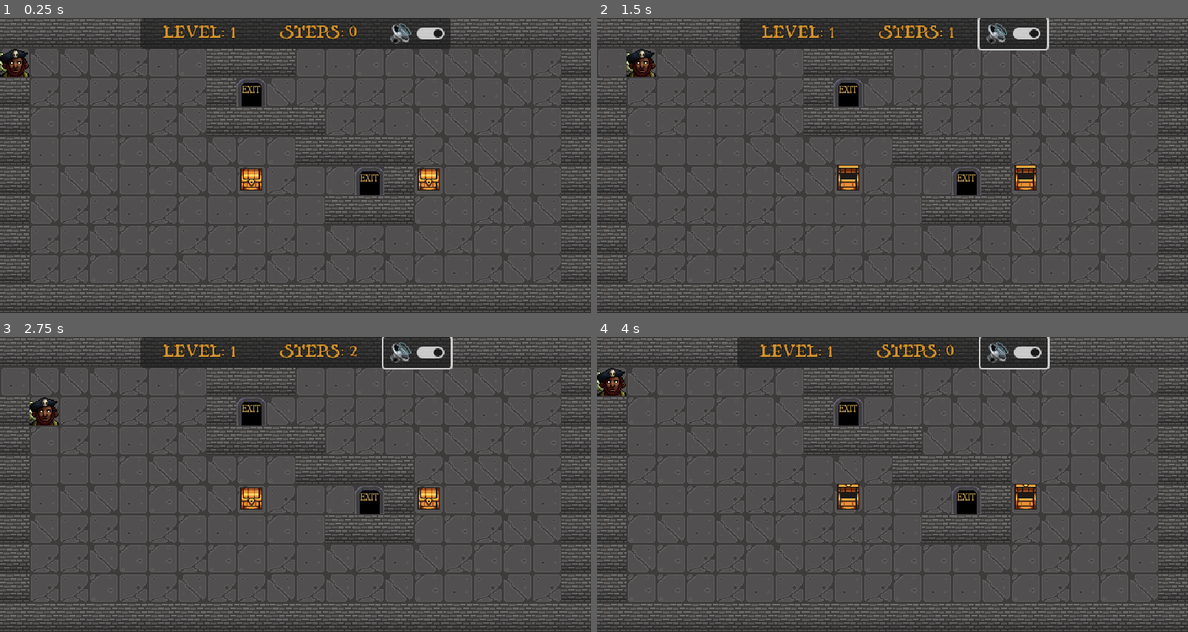
Above: before the commit, frames 1-4 (two rows, left to right).
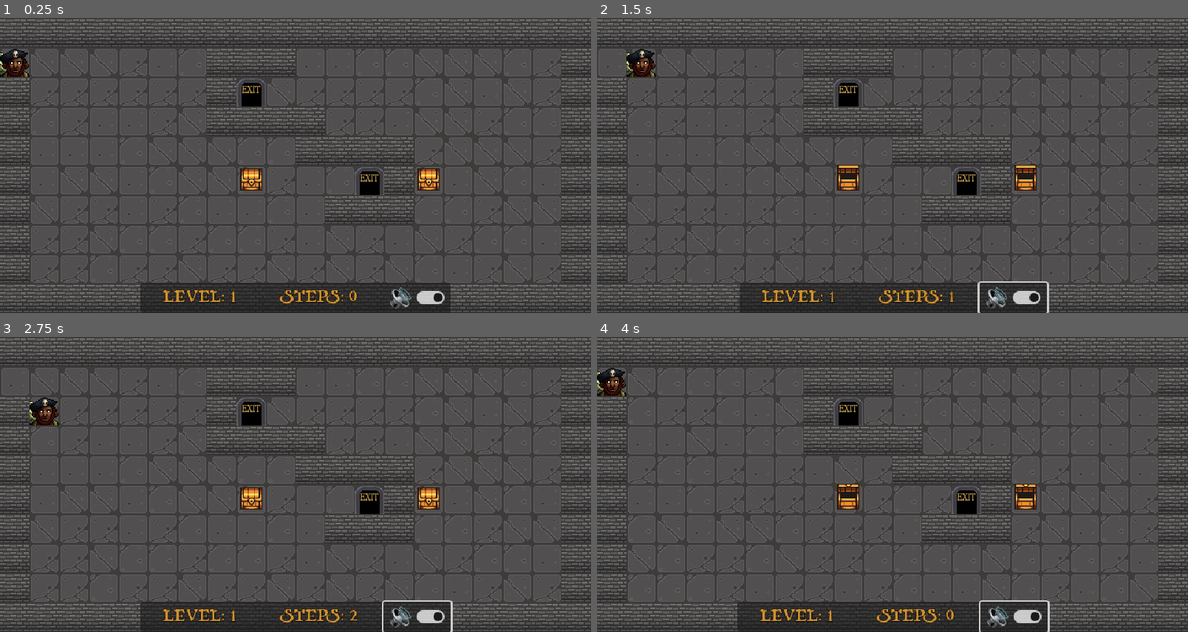
Above: after the commit, the same moments.

Repository: rdoetjes/pirateban
Game: Godot game, scene res://Game.tscn
Same seed, same stepped clock (60 frames per second), same inputs: the game is played once before the commit and once after it.
Inputs (mouse positions are in pixels of both pictures, inside the frame that each line leads up to; where the layout moved, square brackets give the same spot in the first picture):
- Up to frame 1 (0.25 s): no input
- Up to frame 2 (1.5 s): click (1016, 298) [1016, 32] at 0.5 s; tap Enter at 1.25 s; hold Right (ui_right) from 1.28 s (still down)
- Up to frame 3 (2.75 s): release Right (ui_right) at 2.03 s; hold Down (ui_down) from 2.03 s (still down)
- Up to frame 4 (4 s): tap R (restart) at 2.75, 3.5 s; release Down (ui_down) at 2.78 s; hold Right (ui_right) 2.78-3.53 s; hold Up (ui_up) from 3.53 s (still down)

The runs differ from the first frame. In frame 1, 5.8% of the frame differs, in the area x 23-77%, y 0-100%; in frame 2, 5.9%; in frame 3, 6.0%; in frame 4, 6.0%.

Commit message:
disabled collision view

Diff:
--- a/Game.tscn
+++ b/Game.tscn
@@ -214,13 +214,16 @@
 follow_viewport_enabled = true
 
 [node name="PanelContainer" type="PanelContainer" parent="UI"]
-anchors_preset = 5
+anchors_preset = 7
 anchor_left = 0.5
+anchor_top = 1.0
 anchor_right = 0.5
-offset_left = -65.5
-offset_right = 65.5
-offset_bottom = 26.0
+anchor_bottom = 1.0
+offset_left = -164.5
+offset_top = -33.0
+offset_right = 164.5
 grow_horizontal = 2
+grow_vertical = 0
 size_flags_horizontal = 3
 size_flags_vertical = 3
 size_flags_stretch_ratio = 4.0
